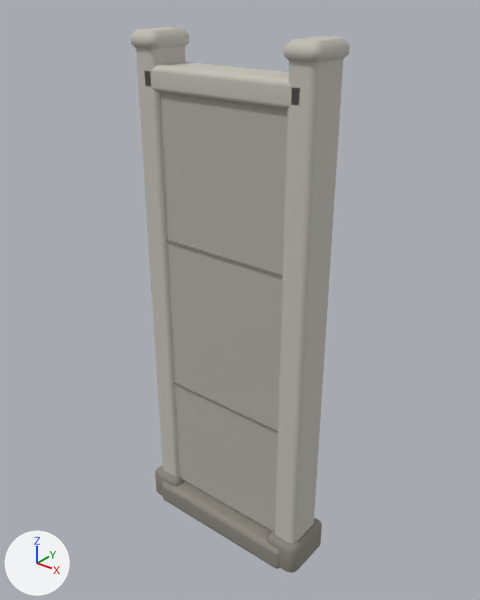
Two versions of the glTF model navigateur/export/barriere_beton.glb, one commit apart.
Camera for both pictures: a 50 mm camera at (1.121, -1.37, 1.705) aimed at (0.001, 0.03, 0.837). Arrows for +X, +Y and +Z are at lower left; the lights stay in place. The older version comes first. Vertices at exactly the same position are counted once.

The first picture shows 'barriere_beton_cl.012', 'barriere_beton_cl_clair.012', 'barriere_beton_cl_sombre.012', 'poteau_d_beton_cl_clair.012', 'poteau_d_beton_cl_sombre.012', 'poteau_g_beton_cl_clair.012' and 1 more.
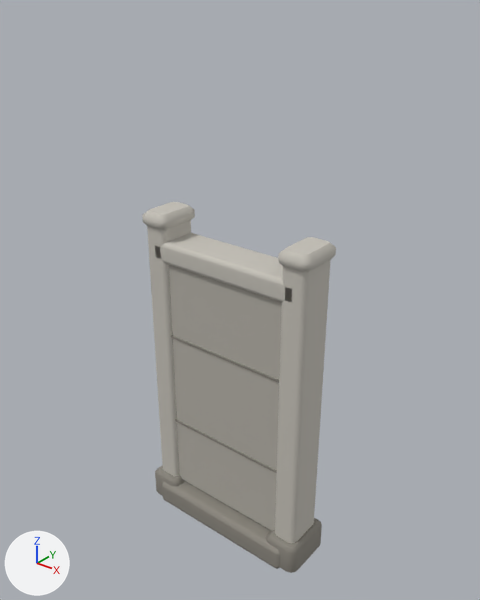
Patch to the scene script:
```diff
--- a/navigateur/export/barriere_beton.glb.py
+++ b/navigateur/export/barriere_beton.glb.py
@@ me_barriere_beton_cl_013 @@
 # used by ob_barriere_beton_cl_012; location = (0.0, 0.0, 0.0)
-me_barriere_beton_cl_013.from_pydata(...)  # 64 vertices, 124 faces; spans x -0.26..0.26, y -0.05..0.05, z 0.09..1.475
+me_barriere_beton_cl_013.from_pydata(...)  # 64 vertices, 124 faces; spans x -0.26..0.26, y -0.05..0.05, z 0.09..0.975
+# me_barriere_beton_cl_013 part 1: all 32 vertices in x -0.26..0.26, y -0.05..0.05, z 1.465..1.475 are moved by (0.0, 0.0, -0.5)
 me_barriere_beton_cl_013.materials.append(mat_beton_cl)
@@ me_barriere_beton_cl_clair_013 @@
 # used by ob_barriere_beton_cl_clair_012; location = (0.0, 0.0, 0.0)
-me_barriere_beton_cl_clair_013.from_pydata(...)  # 64 vertices, 124 faces; spans x -0.26..0.26, y -0.065..0.065, z 1.425..1.495
+me_barriere_beton_cl_clair_013.from_pydata(...)  # 64 vertices, 124 faces; spans x -0.26..0.26, y -0.065..0.065, z 0.925..0.995
+# me_barriere_beton_cl_clair_013 part 2: the whole mesh is moved by (0.0, 0.0, -0.5)
 me_barriere_beton_cl_clair_013.materials.append(mat_beton_cl_clair)
@@ me_poteau_d_beton_cl_clair_013 @@
 # used by ob_poteau_d_beton_cl_clair_012; location = (0.0, 0.0, 0.0)
-me_poteau_d_beton_cl_clair_013.from_pydata(...)  # 128 vertices, 248 faces; spans x 0.2..0.3, y -0.08..0.08, z 0.05..1.58
+me_poteau_d_beton_cl_clair_013.from_pydata(...)  # 128 vertices, 248 faces; spans x 0.2..0.3, y -0.08..0.08, z 0.05..1.08
+# me_poteau_d_beton_cl_clair_013 part 3: the whole mesh is scaled about its middle by (1, 1, 0.666), then moved by (0.0, 0.0, -0.25)
 me_poteau_d_beton_cl_clair_013.materials.append(mat_beton_cl_clair)
@@ me_poteau_g_beton_cl_clair_013 @@
 # used by ob_poteau_g_beton_cl_clair_012; location = (0.0, 0.0, 0.0)
-me_poteau_g_beton_cl_clair_013.from_pydata(...)  # 128 vertices, 248 faces; spans x -0.3..-0.2, y -0.08..0.08, z 0.05..1.58
+me_poteau_g_beton_cl_clair_013.from_pydata(...)  # 128 vertices, 248 faces; spans x -0.3..-0.2, y -0.08..0.08, z 0.05..1.08
+# me_poteau_g_beton_cl_clair_013 part 4: the whole mesh is scaled about its middle by (1, 1, 0.666), then moved by (0.0, 0.0, -0.25)
 me_poteau_g_beton_cl_clair_013.materials.append(mat_beton_cl_clair)
```

What differs and where, as boxes [x1, y1, x2, y2] in the pictures (480 x 600 px):
'barriere_beton_cl.012', reshaped (12% narrower, 39% shorter)
    before: [160, 92, 288, 531]
    after: [169, 265, 282, 531]
'poteau_d_beton_cl_clair.012', mesh rescaled (18% narrower, 40% shorter)
    before: [275, 36, 350, 543]
    after: [275, 237, 336, 543]
'poteau_g_beton_cl_clair.012', mesh rescaled
    before: [130, 27, 189, 476]
    after: [142, 202, 195, 476]
'barriere_beton_cl_clair.012', moved
    before: [145, 62, 300, 110]
    after: [155, 233, 292, 302]
